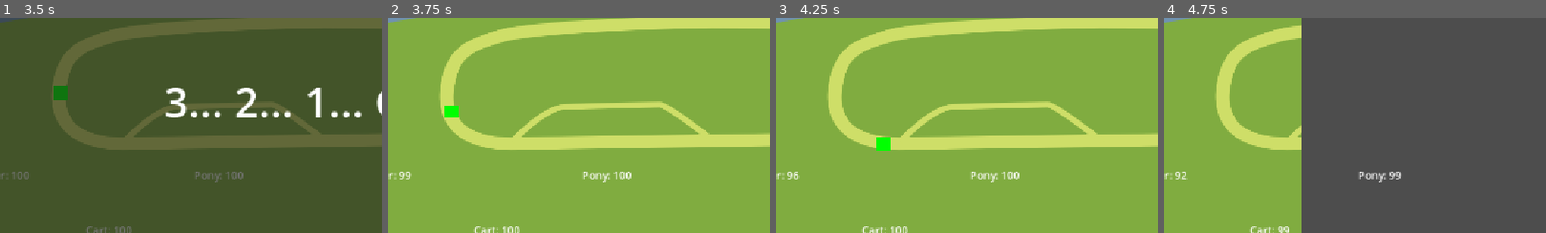
Above: before the commit, frames 1-4 (left to right).
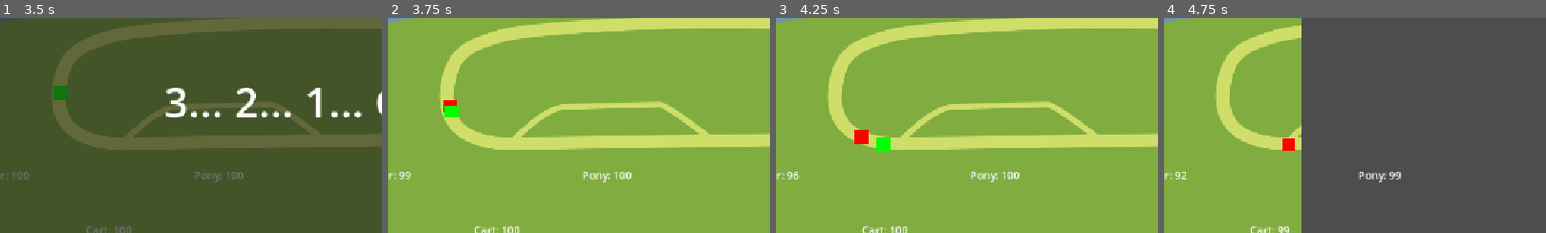
Above: after the commit, the same moments.

Repository: gams-n-such/GMTK2025
Game: Godot game, scene res://MainMenu/main_menu.tscn
Two runs of this game, one before a commit and one after it. Both use one fixed random seed, a clock stepped at 60 frames per second and the inputs below.
Inputs:
- Up to frame 1 (3.5 s): click "Play" at 0.5 s; click "Request pit-stop" at 1.25 s; click "prepare rider" at 2 s; click "prepare pony" at 2.75 s
- Up to frame 2 (3.75 s): click "prepare chariot" at 3.5 s
- Up to frame 3 (4.25 s): no input
- Up to frame 4 (4.75 s): click "prepare wheels" at 4.25 s
The pictures show only the part of the screen within x 10-60%, y 31-81%; the shares and areas given below are measured in that part.

Frame 1 is identical in both runs. In frame 2, 0.1% of the frame differs, in the area x 14-18%, y 38-44%; in frame 3, 0.2%, in the area x 20-25%, y 52-59%; in frame 4, 0.2%.

Commit message:
Rework AI racers generation

Diff:
--- a/Gameplay/Race/race.gd
+++ b/Gameplay/Race/race.gd
@@ -32,34 +32,16 @@
 
 	spawn_player()
 
-	for racer_idx in range(config.num_opponents):
-		# TODO: ensure unique IDs for racers
-		spawn_racer(get_random_racer_id(), generate_random_racer())
+	if enable_ai_racers:
+		spawn_ai_racers()
 
 #region Racers
 
 @export_category("Racers")
-@export var random_racers : Array[RacerId]
+@export var enable_ai_racers : bool = true
+@export var ai_racers : Array[AiRacerPreset]
 
 var racers : Array[Racer]
-
-func generate_random_racers(num_racers: int) -> Array[RacerConfig]:
-	var result : Array[RacerConfig]
-	for enemy_idx in range(num_racers):
-		result.append(generate_random_racer())
-	return result
-
-func generate_random_racer() -> RacerConfig:
-	# TODO: implement
-	var result_config := RacerConfig.new()
-
-	result_config.speed = randfn(Game.player.speed, 0.5)
-
-	return result_config
-
-func get_random_racer_id() -> RacerId:
-	# TODO: ensure unique IDs for racers
-	return random_racers.pick_random()
 
 func spawn_player() -> Racer:
 	var new_racer : Racer = spawn_racer(Game.player_id, Game.player_config)
@@ -67,6 +49,11 @@
 	Game.player.in_pit.connect(%GameplayUI.enter_pit_mode)
 	new_racer.z_index = 1
 	return new_racer
+
+func spawn_ai_racers() -> void:
+	for preset in ai_racers:
+		spawn_racer(preset.id, preset.racer_config)
+		# TODO: add AI logic to racer
 
 func spawn_racer(id : RacerId, config: RacerConfig) -> Racer:
 	var new_racer : Racer = racer_scene.instantiate()
--- a/Gameplay/Race/race.tscn
+++ b/Gameplay/Race/race.tscn
@@ -1,65 +1,59 @@
-[gd_scene load_steps=16 format=3 uid="uid://1pgeprnsdwn6"]
+[gd_scene load_steps=15 format=3 uid="uid://1pgeprnsdwn6"]
 
 [ext_resource type="Script" uid="uid://bxcmj60hlbwkj" path="res://Gameplay/Race/race.gd" id="1_8knmq"]
 [ext_resource type="PackedScene" uid="uid://c6hbnr5mqtmq2" path="res://Gameplay/Race/race_track.tscn" id="2_4wokk"]
 [ext_resource type="Resource" uid="uid://c5qotdv4p1y1d" path="res://Testing/test_race.tres" id="2_b3jxk"]
 [ext_resource type="Script" uid="uid://q01tfoh4eyqt" path="res://Gameplay/Core/racer_id.gd" id="3_2c68n"]
+[ext_resource type="Script" uid="uid://b406rglj2h4rc" path="res://Gameplay/AI/ai_racer_preset.gd" id="3_6it45"]
 [ext_resource type="PackedScene" uid="uid://dcuu2ev51nk5s" path="res://Gameplay/Pit/gameplay_ui.tscn" id="4_oxb2p"]
+[ext_resource type="Script" uid="uid://ck4owvald5kfg" path="res://Gameplay/AI/ai_config.gd" id="4_sxpfx"]
 [ext_resource type="Texture2D" uid="uid://dxu21mvsd31wk" path="res://Gameplay/Race/Assets/RaceBG.svg" id="4_y1ihq"]
 [ext_resource type="PackedScene" uid="uid://dmx2xeu6nhjl0" path="res://Gameplay/Racer/Status/racer_status.tscn" id="6_hybnw"]
+[ext_resource type="Script" uid="uid://8i5np0vgso3l" path="res://Gameplay/Core/racer_config.gd" id="6_ps6rc"]
 
-[sub_resource type="Resource" id="Resource_2c68n"]
+[sub_resource type="Resource" id="Resource_lgadq"]
+script = ExtResource("4_sxpfx")
+ai_hp_level_for_pit_stop = 30.0
+ai_pit_duration = 3.0
+metadata/_custom_type_script = "uid://ck4owvald5kfg"
+
+[sub_resource type="Resource" id="Resource_3qs5q"]
 script = ExtResource("3_2c68n")
-name = "Anon 1"
-color = Color(0.737603, 0, 0.105419, 1)
+name = "Anon"
+color = Color(1, 0, 0, 1)
 metadata/_custom_type_script = "uid://q01tfoh4eyqt"
 
-[sub_resource type="Resource" id="Resource_hybnw"]
-script = ExtResource("3_2c68n")
-name = "Anon 2"
-color = Color(0.737603, 0, 0.105419, 1)
-metadata/_custom_type_script = "uid://q01tfoh4eyqt"
+[sub_resource type="Resource" id="Resource_x0sxr"]
+script = ExtResource("6_ps6rc")
+speed = 7.0
+limp_speed = 1.0
+parts_durability = Dictionary[int, float]({
+0: 100.0,
+1: 100.0,
+2: 100.0,
+3: 100.0,
+4: 100.0
+})
+parts_decay_speed = Dictionary[int, float]({
+0: 1.0,
+1: 1.0,
+2: 1.0,
+3: 1.0,
+4: 1.0
+})
+metadata/_custom_type_script = "uid://8i5np0vgso3l"
 
-[sub_resource type="Resource" id="Resource_y1ihq"]
-script = ExtResource("3_2c68n")
-name = "Anon 3"
-color = Color(0.737603, 0, 0.105419, 1)
-metadata/_custom_type_script = "uid://q01tfoh4eyqt"
-
-[sub_resource type="Resource" id="Resource_sxpfx"]
-script = ExtResource("3_2c68n")
-name = "Anon 4"
-color = Color(0.737603, 0, 0.105419, 1)
-metadata/_custom_type_script = "uid://q01tfoh4eyqt"
-
-[sub_resource type="Resource" id="Resource_y3tjt"]
-script = ExtResource("3_2c68n")
-name = "Anon 5"
-color = Color(0.737603, 0, 0.105419, 1)
-metadata/_custom_type_script = "uid://q01tfoh4eyqt"
-
-[sub_resource type="Resource" id="Resource_6it45"]
-script = ExtResource("3_2c68n")
-name = "Anon 6"
-color = Color(0.737603, 0, 0.105419, 1)
-metadata/_custom_type_script = "uid://q01tfoh4eyqt"
-
-[sub_resource type="Resource" id="Resource_ps6rc"]
-script = ExtResource("3_2c68n")
-name = "Anon 7"
-color = Color(0.737603, 0, 0.105419, 1)
-metadata/_custom_type_script = "uid://q01tfoh4eyqt"
-
-[sub_resource type="Resource" id="Resource_lgadq"]
-script = ExtResource("3_2c68n")
-name = "Anon 8"
-color = Color(0.737603, 0, 0.105419, 1)
-metadata/_custom_type_script = "uid://q01tfoh4eyqt"
+[sub_resource type="Resource" id="Resource_sryy3"]
+script = ExtResource("3_6it45")
+id = SubResource("Resource_3qs5q")
+ai_config = SubResource("Resource_lgadq")
+racer_config = SubResource("Resource_x0sxr")
+metadata/_custom_type_script = "uid://b406rglj2h4rc"
 
 [node name="Race" type="Node2D"]
 script = ExtResource("1_8knmq")
 config = ExtResource("2_b3jxk")
-random_racers = Array[ExtResource("3_2c68n")]([SubResource("Resource_2c68n"), SubResource("Resource_hybnw"), SubResource("Resource_y1ihq"), SubResource("Resource_sxpfx"), SubResource("Resource_y3tjt"), SubResource("Resource_6it45"), SubResource("Resource_ps6rc"), SubResource("Resource_lgadq")])
+ai_racers = Array[ExtResource("3_6it45")]([SubResource("Resource_sryy3")])
 
 [node name="BG" type="Sprite2D" parent="."]
 texture = ExtResource("4_y1ihq")
